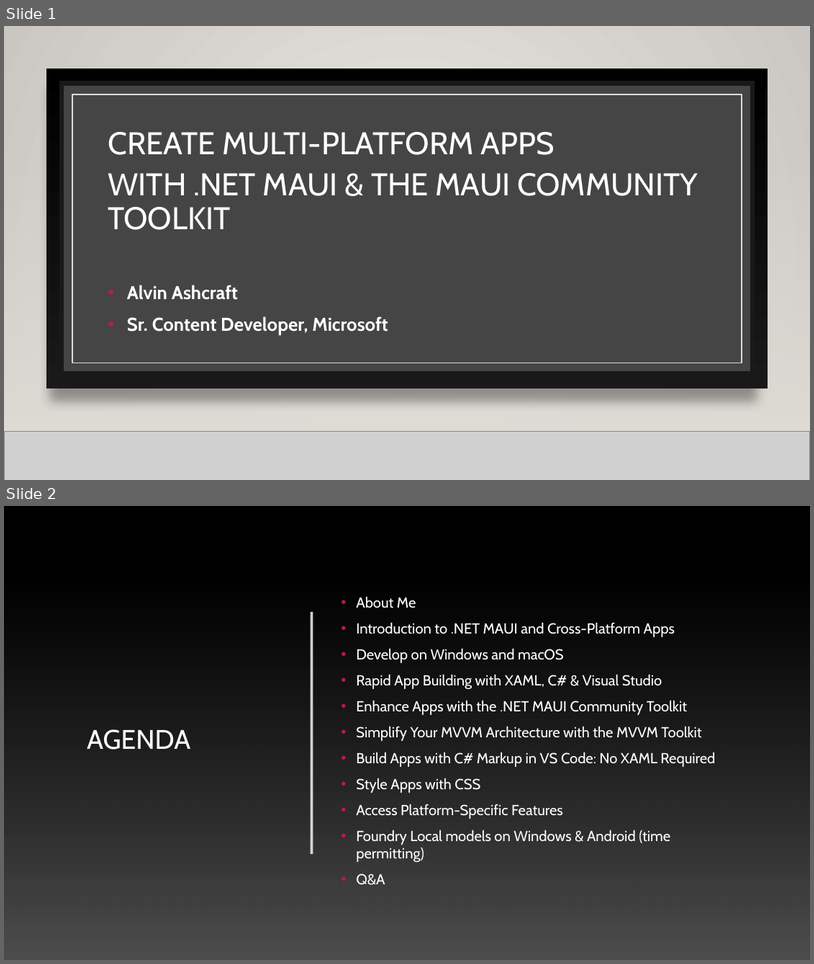
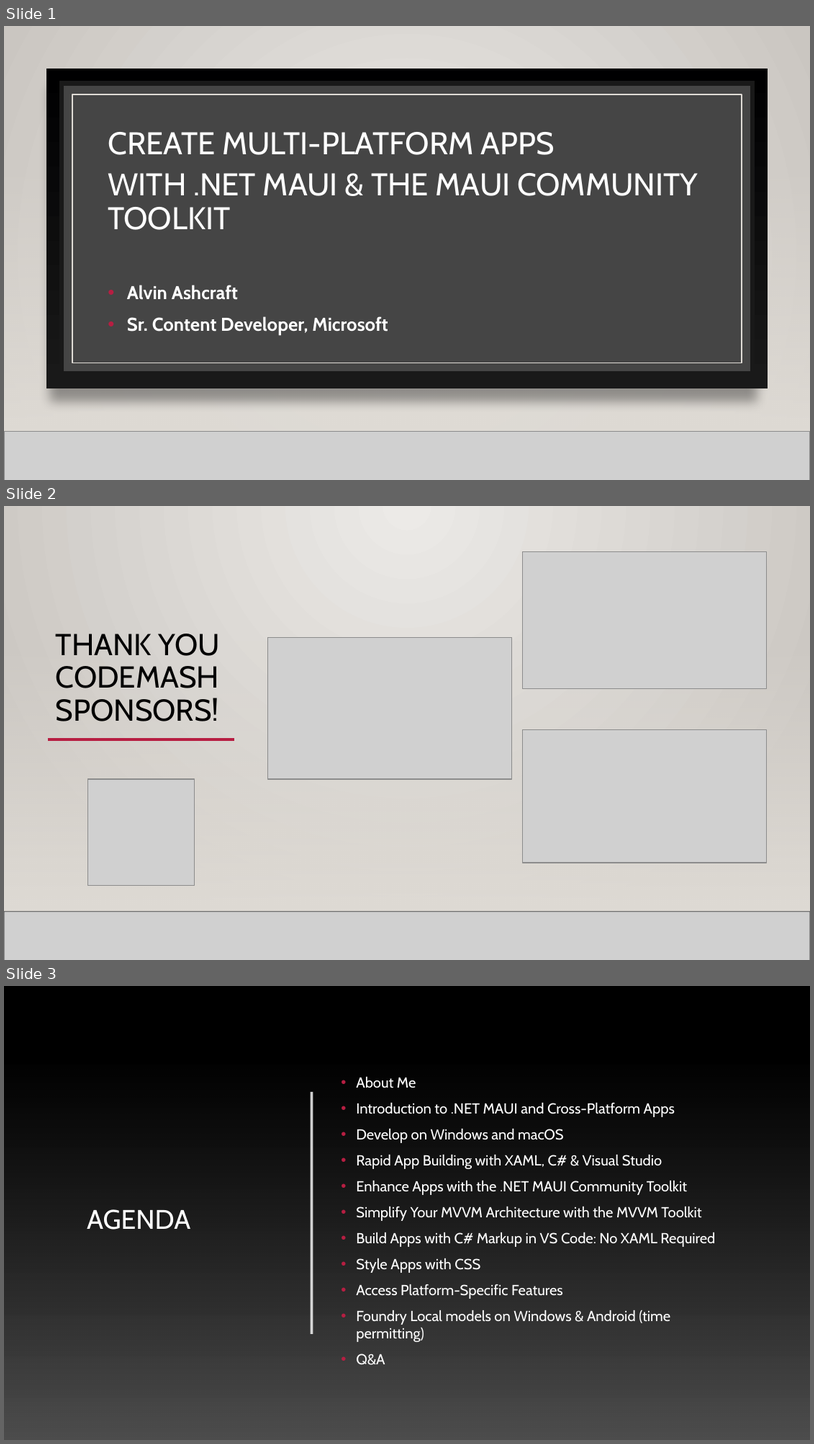
Before and after one commit to alvinashcraft/speaking, a slide deck: 2026/0115_CodeMash/Maui Toolkit/Create Multi-Platform Apps with .NET.pptx. Shown one above the other, each under a label of ours: slides 1 and 2 before the commit, slides 1, 2 and 3 after it. The pictures are 814x964 and 814x1444 pixels, drawn with LibreOffice and Linux fonts; fonts in the diff are those of the drawing; grey boxes stand for pictures; background and template pictures are left out. Boxes give left, top, right and bottom in pixels: in the first picture for what was removed or moved away, otherwise in the second. Text is boxed around its words. In the diff, an @@ line names an element or a change of style, - is before the commit and + after.

```diff
--- a/2026/0115_CodeMash/Maui Toolkit/Create Multi-Platform Apps with .NET.pptx
+++ b/2026/0115_CodeMash/Maui Toolkit/Create Multi-Platform Apps with .NET.pptx
@@ slide 2 added at [4,506,810,960], background gradient #ECEAE7 to #CAC7C1; not listed: 2 template elements that a slide beside it also shows @@
@@ rectangle added at [4,506,810,959], fill gradient #ECEAE7 to #CAC7C1 @@
@@ picture added at [523,552,767,689] @@
@@ title added at [56,633,220,721], 27 pt, text #000000 @@
+THANK YOU CODEMASH SPONSORS!
@@ line added from (100, 628) to (736, 628), #B71E42 2.5 pt @@
@@ rectangle added at [4,640,810,911], fill gradient #DFDBD5 @@
@@ rectangle added at [4,640,810,911], fill gradient #DFDBD5 @@
@@ picture added at [268,638,512,780] @@
@@ line added from (47, 739) to (234, 739), #B71E42 2.5 pt @@
@@ line added from (164, 739) to (736, 739), #B71E42 2.5 pt @@
@@ picture added at [523,729,767,862] @@
@@ picture added at [88,779,194,885] @@
@@ line added from (4, 911) to (810, 911), #000001 1 pt @@
@@ picture added at [4,911,810,960] @@
@@ line added from (4, 911) to (810, 911), #000001 1 pt @@
@@ what was slide 2 is now slide 3 @@
```
Also in this commit, not shown: 2 slides changed.
